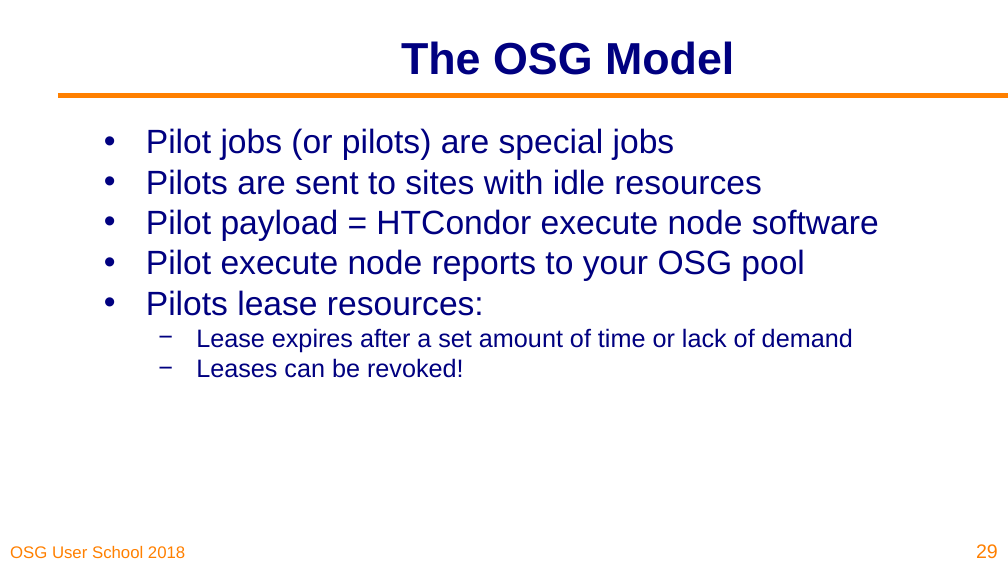
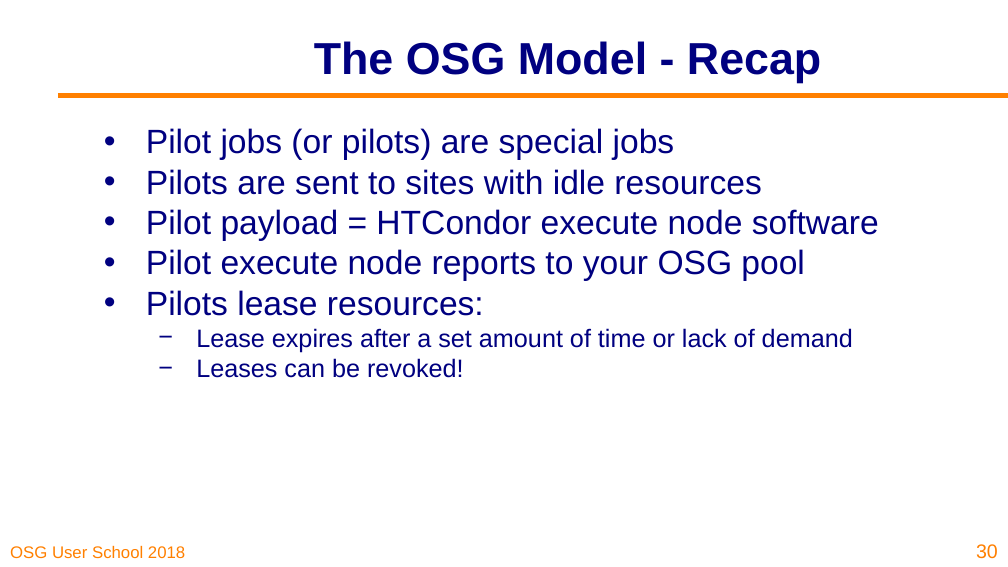
Before and after one commit to osg-htc/user-school-2018, a slide deck: slide 30 of docs/materials/day2/files/osgus18-day2-part1-intro-to-dhtc.pptx (slide 29 before the commit). Drawn at 1008x567 pixels with LibreOffice and Linux fonts; fonts in the diff are those of the drawing; background and template pictures are left out. Boxes give left, top, right and bottom in pixels: in the first picture for what was removed or moved away, otherwise in the second. Text is boxed around its words. In the diff, an @@ line names an element or a change of style, - is before the commit and + after.

```diff
--- a/docs/materials/day2/files/osgus18-day2-part1-intro-to-dhtc.pptx
+++ b/docs/materials/day2/files/osgus18-day2-part1-intro-to-dhtc.pptx
@@ title at box(314, 41, 821, 83): text changed @@
-The OSG Model
+The OSG Model - Recap
@@ page number at box(976, 544, 998, 559): text changed @@
-29
+30
```
Also in this commit, not shown: 4 other slides changed, 1 slide added, 1 other file.
